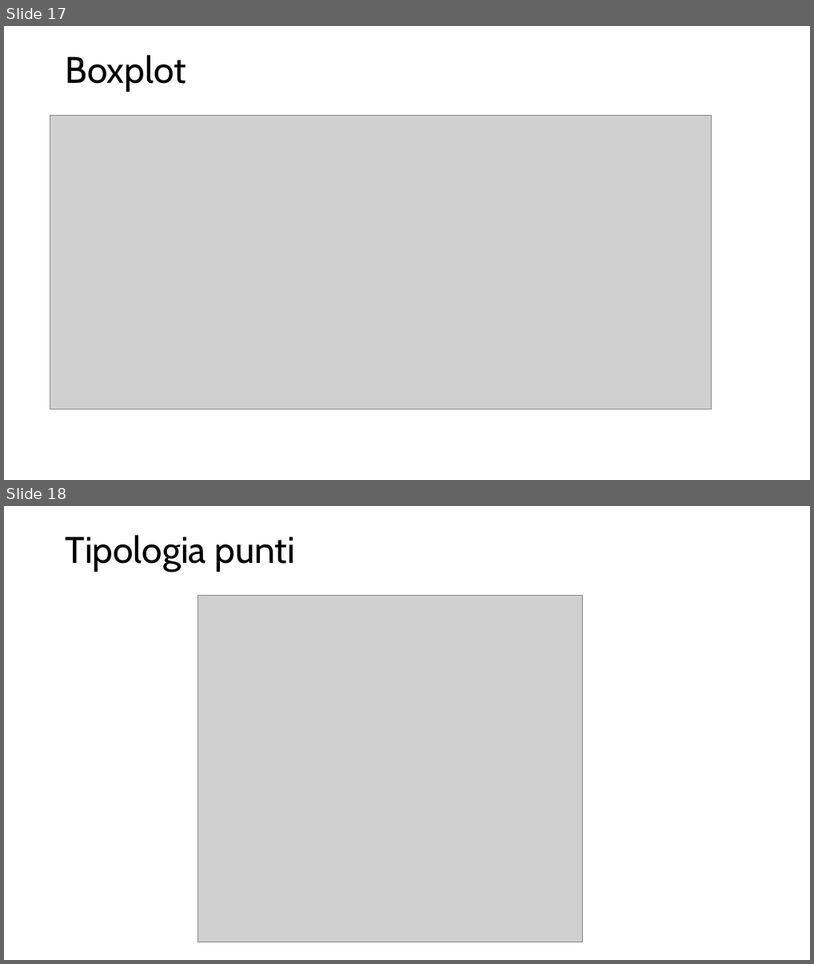
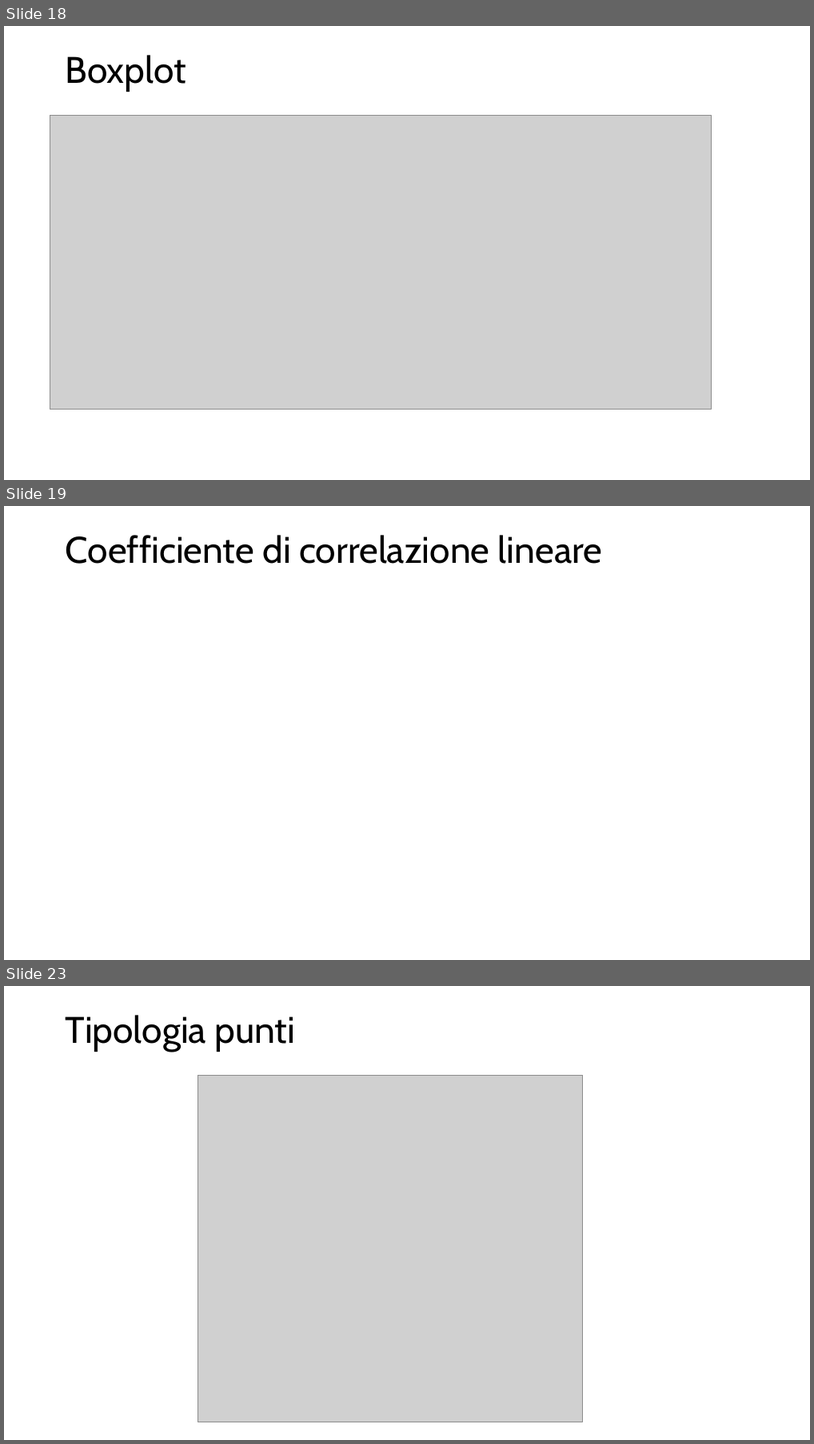
Before and after one commit to rborgoni/B.STAT.5, a slide deck: IntroR/BSTAT5 - IntroR - 1.pptx. Shown one above the other, each under a label of ours: slides 17 and 18 before the commit, slides 18, 19 and 23 after it; the slides between them are not shown. The pictures are 814x964 and 814x1444 pixels, drawn with LibreOffice and Linux fonts; fonts in the diff are those of the drawing; grey boxes stand for pictures. Boxes give left, top, right and bottom in pixels: in the first picture for what was removed or moved away, otherwise in the second. Text is boxed around its words. In the diff, an @@ line names an element or a change of style, - is before the commit and + after.

```diff
--- a/IntroR/BSTAT5 - IntroR - 1.pptx
+++ b/IntroR/BSTAT5 - IntroR - 1.pptx
@@ slide 19 added at <box>4,506,810,960</box>, background #FFFFFF @@
@@ title added at <box>66,535,602,564</box>, 44 pt, text #000000 @@
+Coefficiente di correlazione lineare
@@ what was slide 17 is now slide 18 @@
@@ what was slide 18 is now slide 23 @@
```
Also in this commit, not shown: 4 slides changed, 5 other slides added, 1 slide removed, 5 other files.
